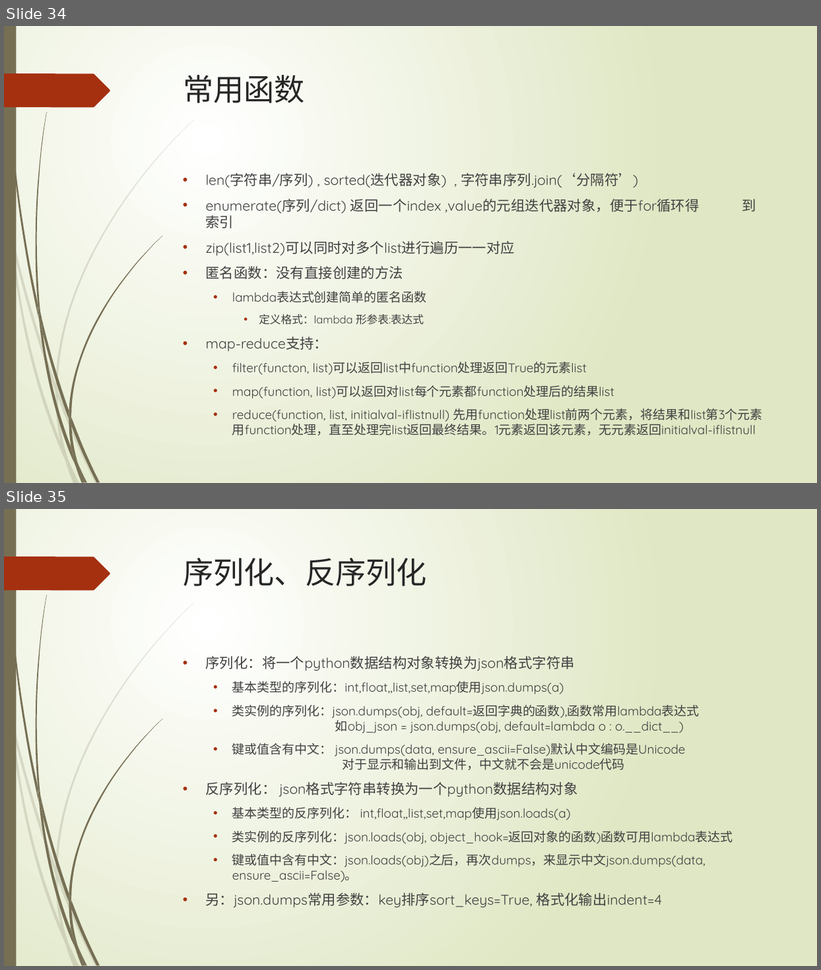
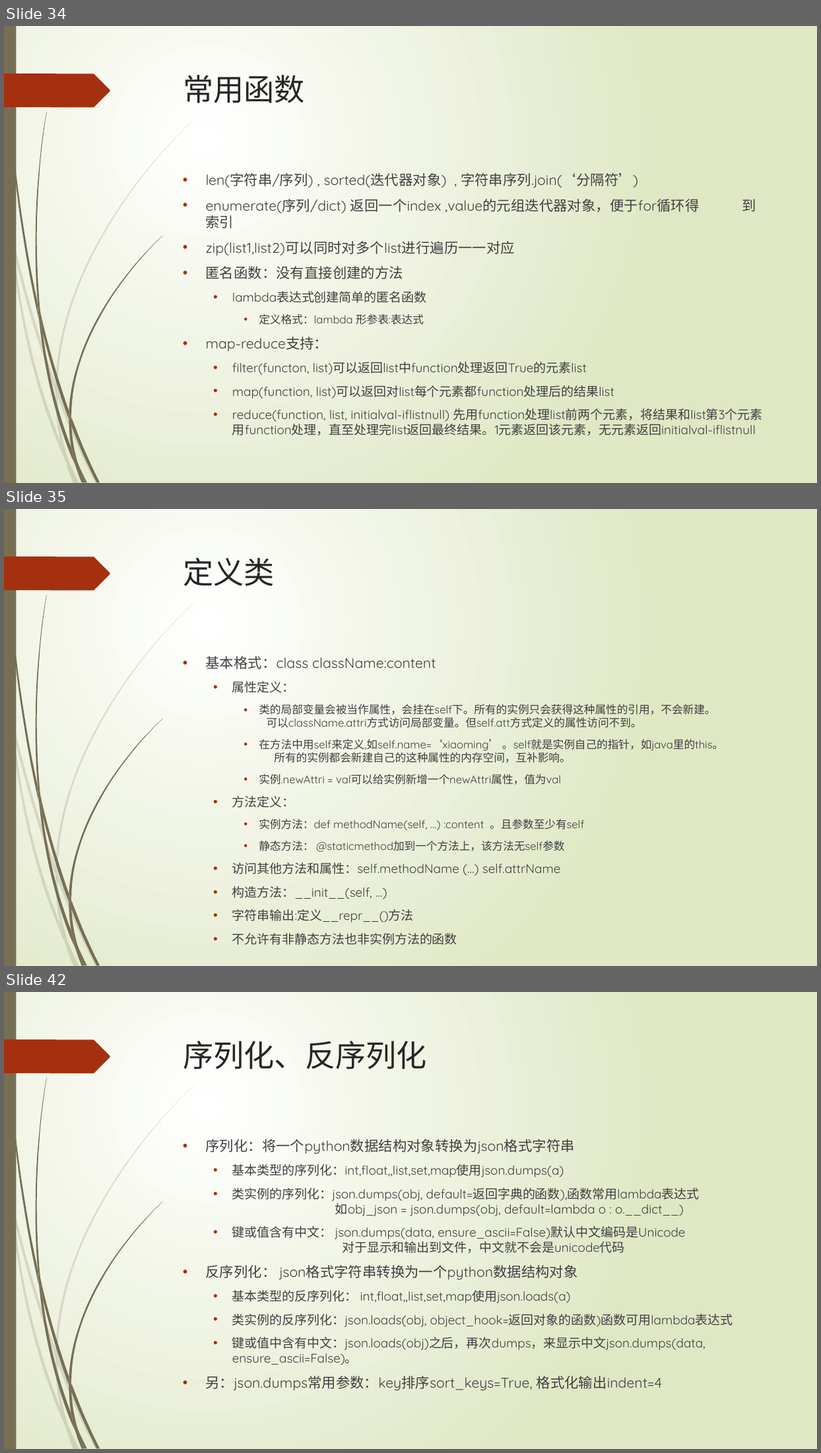
Before and after one commit to lspgithublxh/document, a slide deck: 编程语言/python/Python基础入门知识分享.pptx. Shown one above the other, each under a label of ours: slides 34 and 35 before the commit, slides 34, 35 and 42 after it; the slides between them are not shown. The pictures are 821x970 and 821x1453 pixels, drawn with LibreOffice and Linux fonts; fonts in the diff are those of the drawing. Boxes give left, top, right and bottom in pixels: in the first picture for what was removed or moved away, otherwise in the second. Text is boxed around its words. In the diff, an @@ line names an element or a change of style, - is before the commit and + after.

```diff
--- a/编程语言/python/Python基础入门知识分享.pptx
+++ b/编程语言/python/Python基础入门知识分享.pptx
@@ slide 35 added at (4,509,817,966), background gradient #FFFFFF to #DFE8C4; not listed: 24 template elements that a slide beside it also shows @@
@@ title added at (183,558,275,586), 36 pt, text #262626 @@
+定义类
@@ text added at (206,656,723,923), 12.9 pt, text #404040 @@
+• 基本格式：class className:content
+  • 属性定义：
+    • 类的局部变量会被当作属性，会挂在self下。所有的实例只会获得这种属性的引用，不会新建。
+      可以className.attri方式访问局部变量。但self.att方式定义的属性访问不到。
+    • 在方法中用self来定义,如self.name=‘xiaoming’ 。self就是实例自己的指针，如java里的this。
+      所有的实例都会新建自己的这种属性的内存空间，互补影响。
+    • 实例.newAttri = val可以给实例新增一个newAttri属性，值为val
+  • 方法定义：
+    • 实例方法：def methodName(self, …) :content 。且参数至少有self
+    • 静态方法： @staticmethod加到一个方法上，该方法无self参数
+  • 访问其他方法和属性：self.methodName (…) self.attrName
+  • 构造方法：__init__(self, …)
+  • 字符串输出:定义__repr__()方法
+  • 不允许有非静态方法也非实例方法的函数
@@ what was slide 35 is now slide 42 @@
```
Also in this commit, not shown: 6 other slides added.
